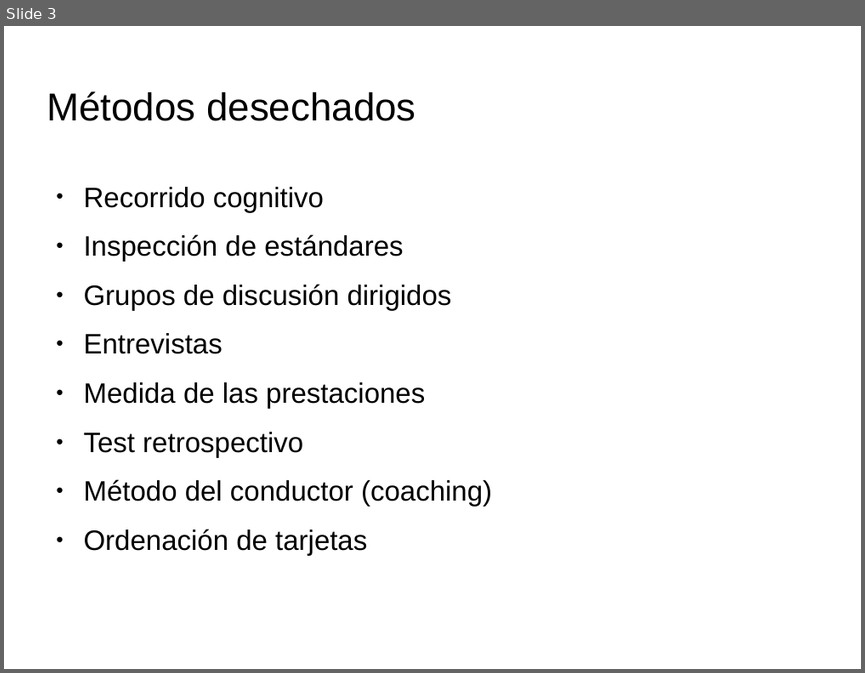
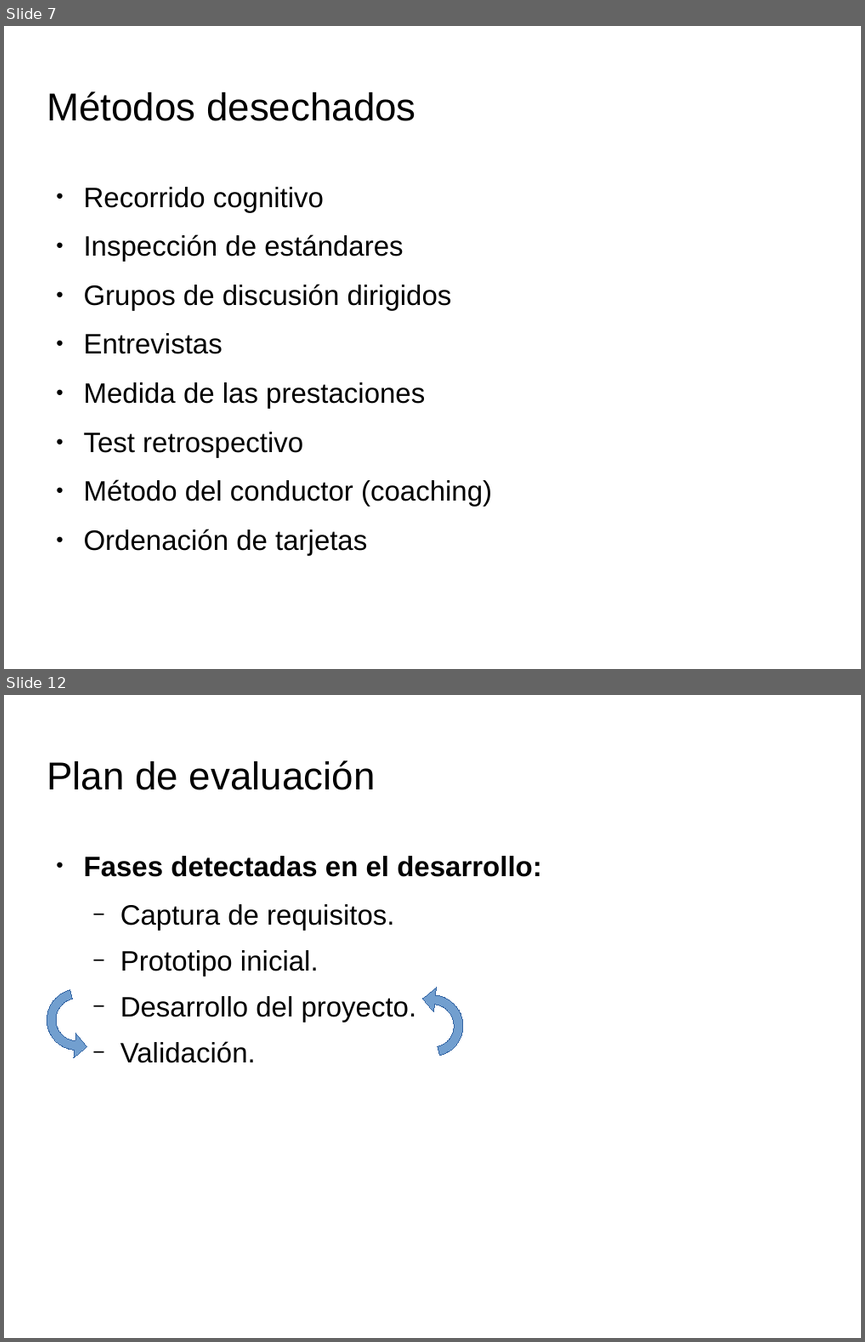
Before and after one commit to spolex/MakeStrong, a slide deck: IPC_doc/actividad7.3/plan_evaluación.odp. Shown one above the other, each under a label of ours: slide 3 before the commit, slides 7 and 12 after it; the slides between them are not shown. The pictures are 865x673 and 865x1342 pixels, drawn with LibreOffice and Linux fonts; fonts in the diff are those of the drawing; background and template pictures are left out. Boxes give left, top, right and bottom in pixels: in the first picture for what was removed or moved away, otherwise in the second. Text is boxed around its words. In the diff, an @@ line names an element or a change of style, - is before the commit and + after.

```diff
--- a/IPC_doc/actividad7.3/plan_evaluación.odp
+++ b/IPC_doc/actividad7.3/plan_evaluación.odp
@@ slide 12 added at (4, 695, 861, 1338), background picture (left out) @@
@@ title added at (46, 760, 375, 790), 36 pt, text #000000 @@
+Plan de evaluación
@@ text added at (84, 856, 542, 1063), 26 pt, text #000000 @@
+● Fases detectadas en el desarrollo:
+  − Captura de requisitos.
+  − Prototipo inicial.
+  − Desarrollo del proyecto.
+  − Validación.
@@ freeform shape added at (46, 989, 109, 1050), fill #729FCF, outline #3465A4 0 pt @@
@@ freeform shape added at (402, 995, 464, 1056), fill #729FCF, outline #3465A4 0 pt @@
@@ what was slide 3 is now slide 7 @@
```
Also in this commit, not shown: 2 slides changed, 11 other slides added, 1 other file.
